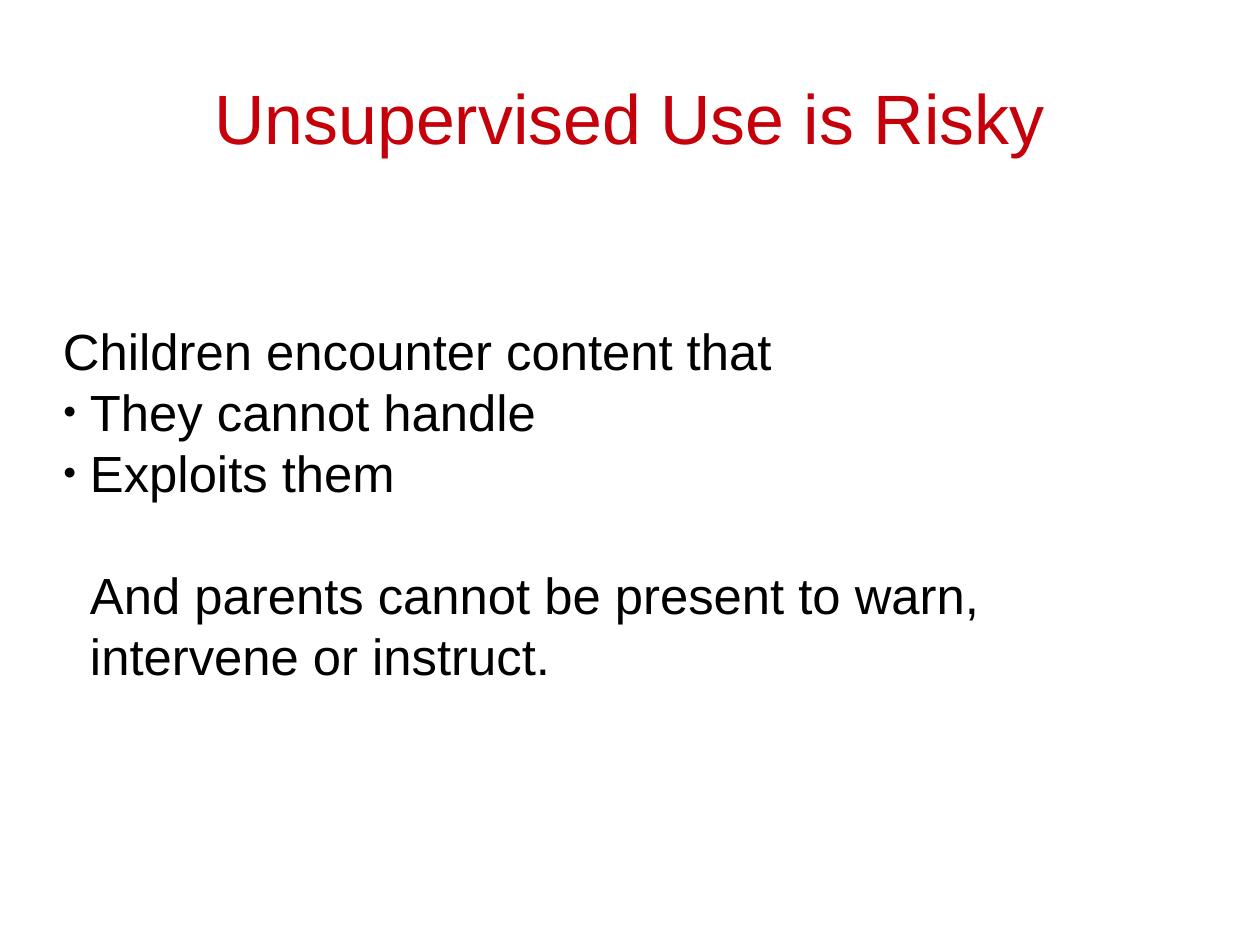
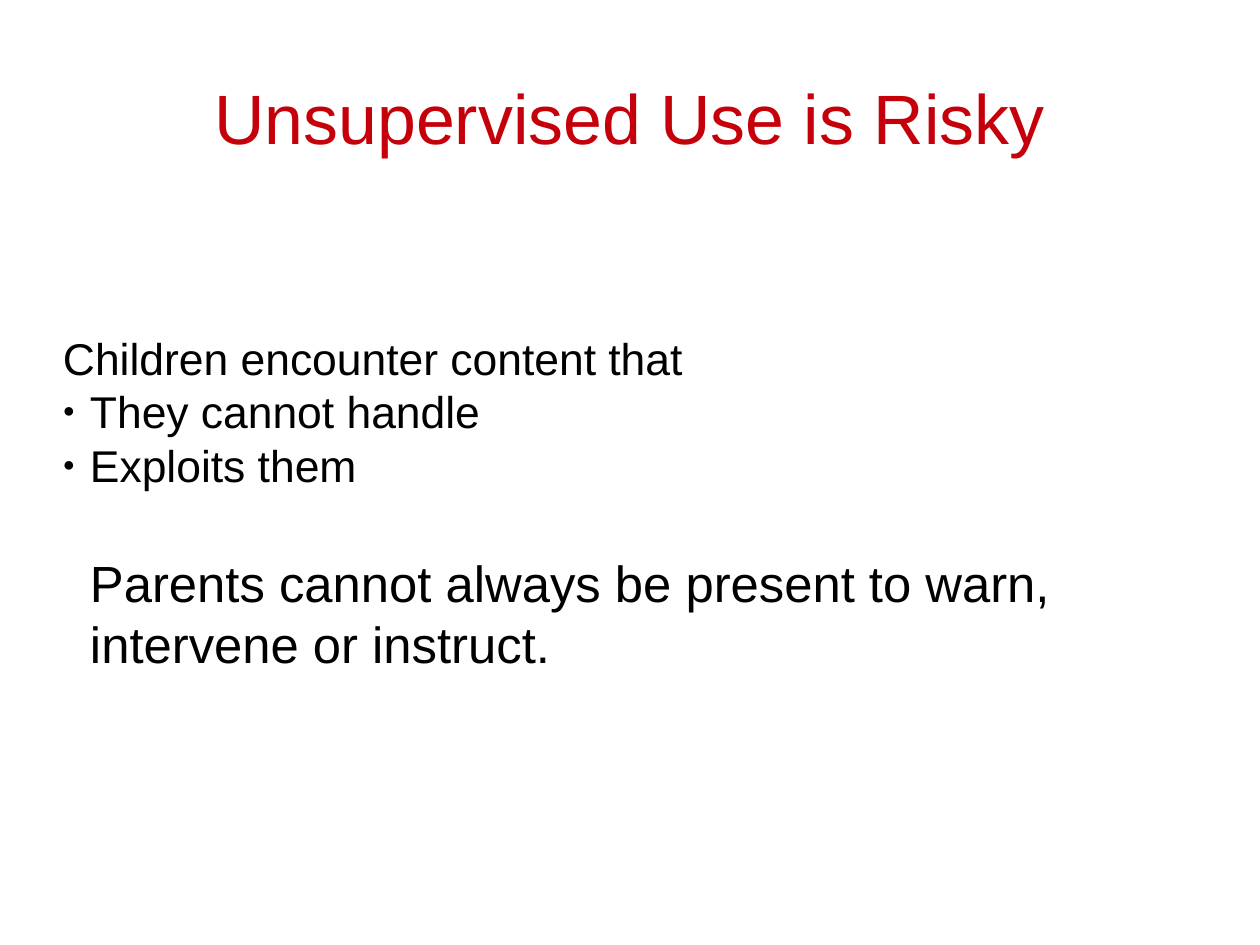
Before and after one commit to cschreiner/kindsicher, a slide deck: slide 7 of proj/presentation_dec09/combined.odp (slide 4 before the commit). Drawn at 1260x945 pixels with LibreOffice and Linux fonts; fonts in the diff are those of the drawing. Boxes give left, top, right and bottom in pixels: in the first picture for what was removed or moved away, otherwise in the second. Text is boxed around its words. In the diff, an @@ line names an element or a change of style, - is before the commit and + after.

```diff
--- a/proj/presentation_dec09/combined.odp
+++ b/proj/presentation_dec09/combined.odp
@@ subtitle at <box>63,342,682,491</box>: size 32 to 28 pt in "Children encounter content that", "They cannot handle", "Exploits them" @@
@@ subtitle at <box>90,565,1049,664</box>: text changed @@
-And parents cannot be present to warn, intervene or instruct.
+Parents cannot always be present to warn, intervene or instruct.
```
Also in this commit, not shown: 10 other slides changed, 31 slides added.
